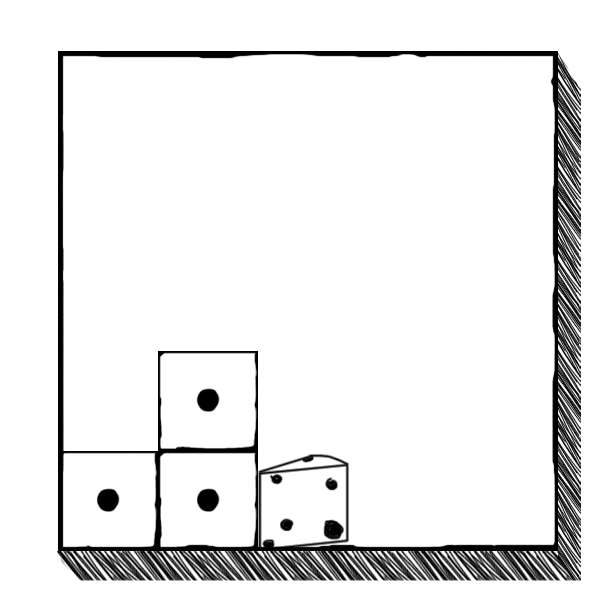
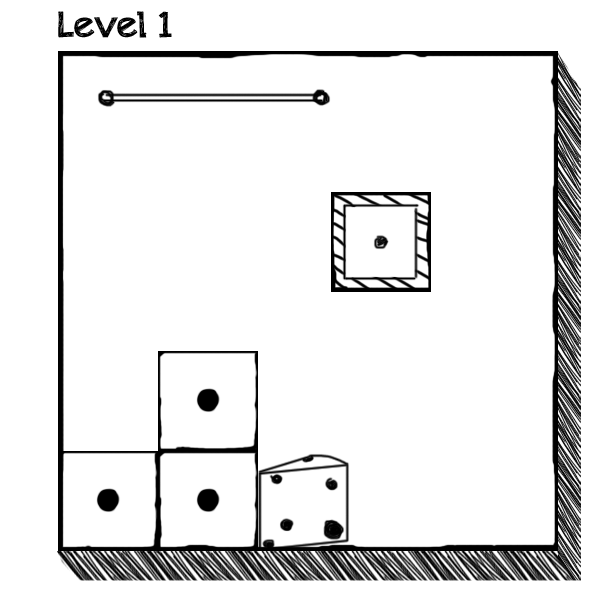
Layer changes from the first 600 x 600 image to the second:
added layer "Layer 14 copy" above "Layer 14" over [331, 192, 431, 292]
added layer "Layer 14" above "Layer 13" over [331, 192, 431, 292]
added layer "Layer 13" above "Layer 12" over [342, 203, 420, 281]
added layer "Layer 12" above "Layer 15" over [331, 192, 431, 292]
added layer "Layer 15" above "Layer 11" over [342, 203, 420, 281]
added layer "Layer 11" above "Level 1" over [97, 89, 331, 108]
added layer "Level 1" above "Layer 10" over [58, 11, 172, 38]
